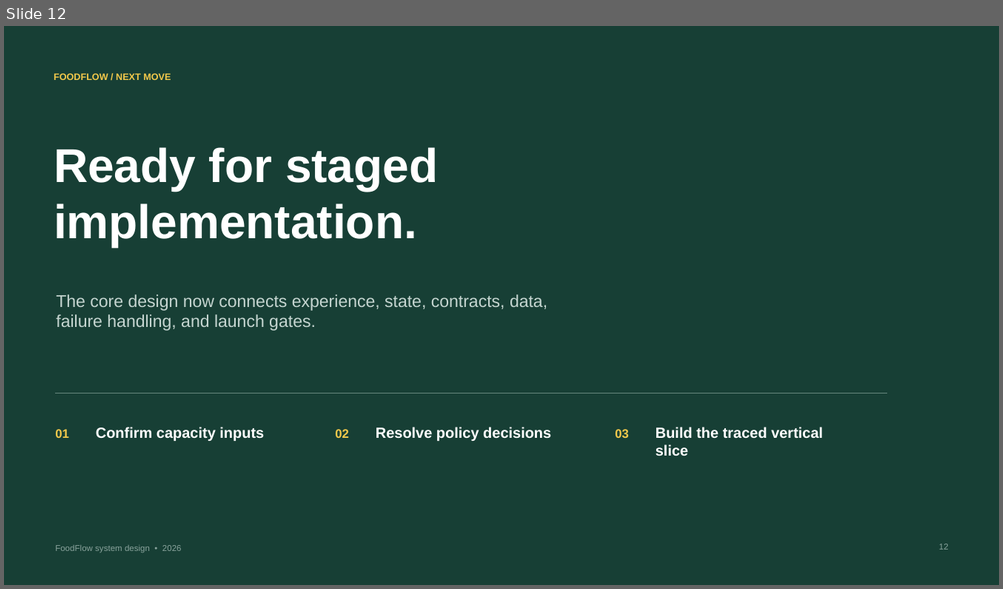
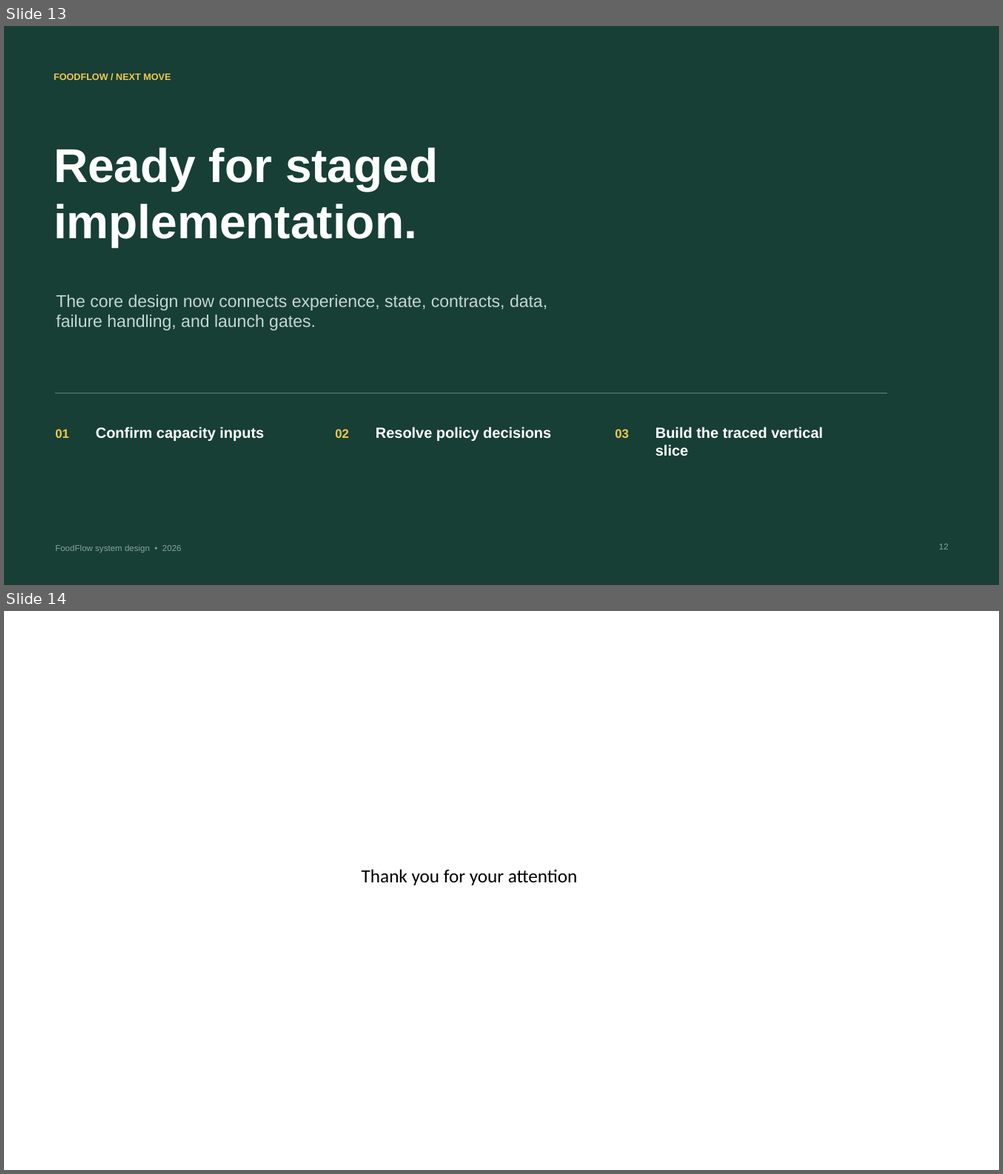
Before and after one commit to xkyota/food-delivery-schematic-project, a slide deck: output/presentation/foodflow-system-design.pptx. Shown one above the other, each under a label of ours: slide 12 before the commit, slides 13 and 14 after it. The pictures are 1003x589 and 1003x1174 pixels, drawn with LibreOffice and Linux fonts; fonts in the diff are those of the drawing. Boxes give left, top, right and bottom in pixels: in the first picture for what was removed or moved away, otherwise in the second. Text is boxed around its words. In the diff, an @@ line names an element or a change of style, - is before the commit and + after.

```diff
--- a/output/presentation/foodflow-system-design.pptx
+++ b/output/presentation/foodflow-system-design.pptx
@@ slide 14 added at (x1=4, y1=611, x2=999, y2=1170), background #FFFFFF @@
@@ text added at (x1=361, y1=869, x2=578, y2=886), 18 pt, text #000000 @@
+Thank you for your attention
@@ what was slide 12 is now slide 13 @@
```
Also in this commit, not shown: 3 slides changed, 2 other slides added, 1 slide removed, 4 other files.
